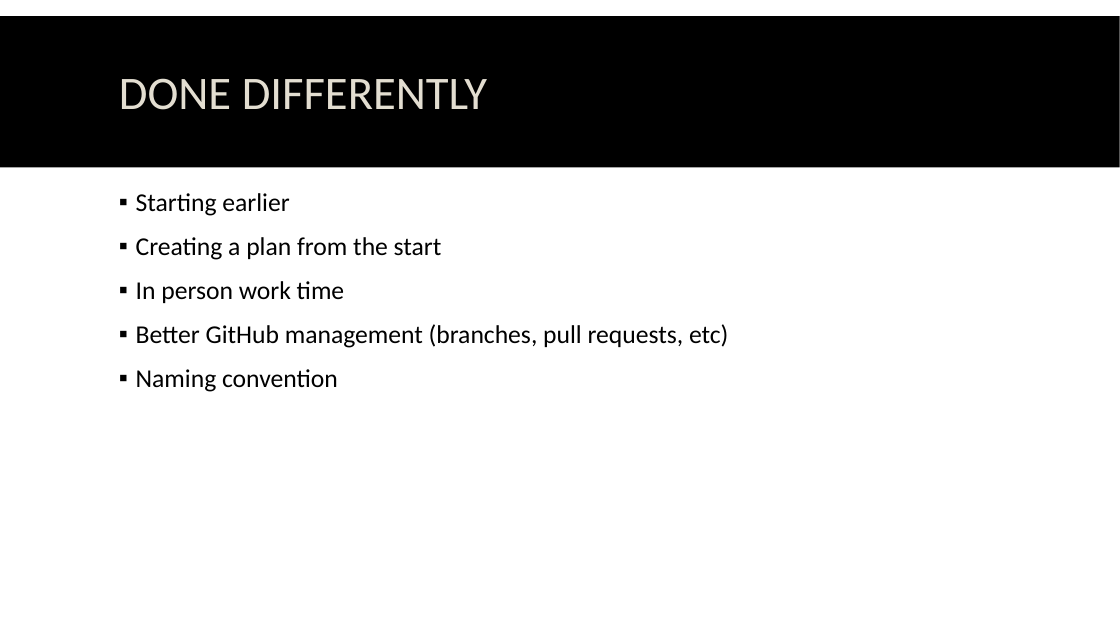
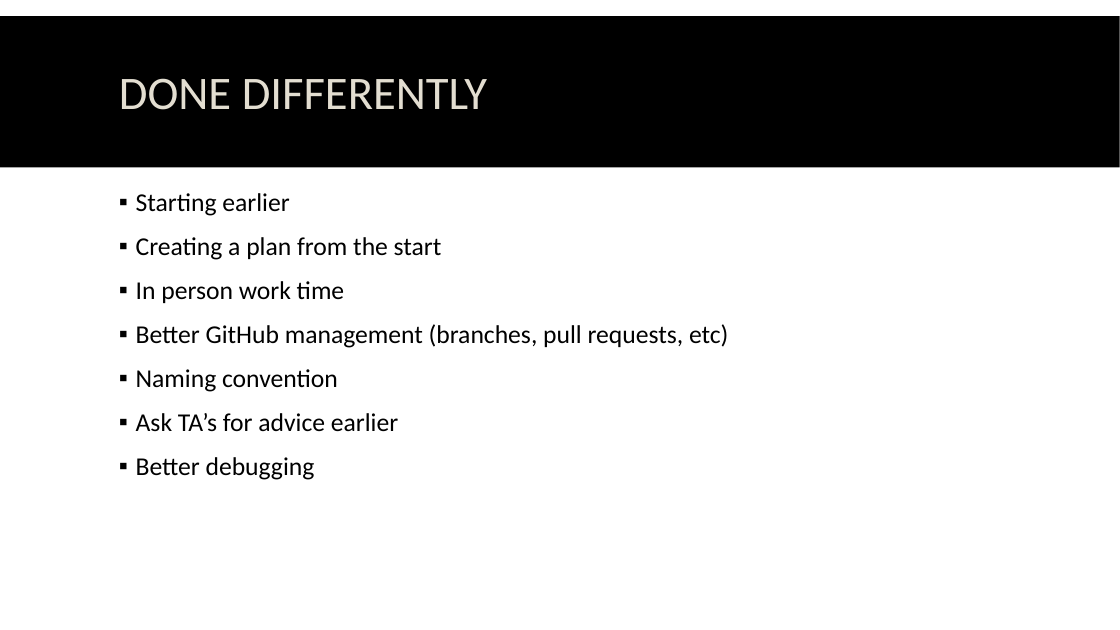
Before and after one commit to stevenolee/ece411-computer-organization-and-design-final-project, a slide deck: slide 3 of Final_Presentation.pptx. Drawn at 1120x630 pixels with LibreOffice and Linux fonts; fonts in the diff are those of the drawing. Boxes give left, top, right and bottom in pixels: in the first picture for what was removed or moved away, otherwise in the second. Text is boxed around its words. In the diff, an @@ line names an element or a change of style, - is before the commit and + after.

Commit message:
Update done differently slide

```diff
--- a/Final_Presentation.pptx
+++ b/Final_Presentation.pptx
@@ text at [136,413,398,480]: paragraphs added @@
+▪ Ask TA’s for advice earlier
+▪ Better debugging
```
